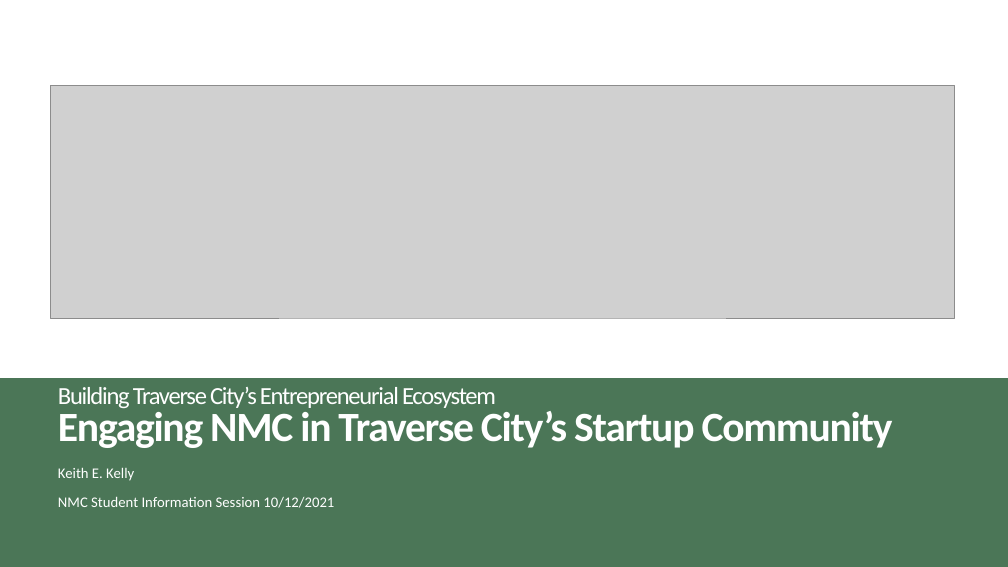
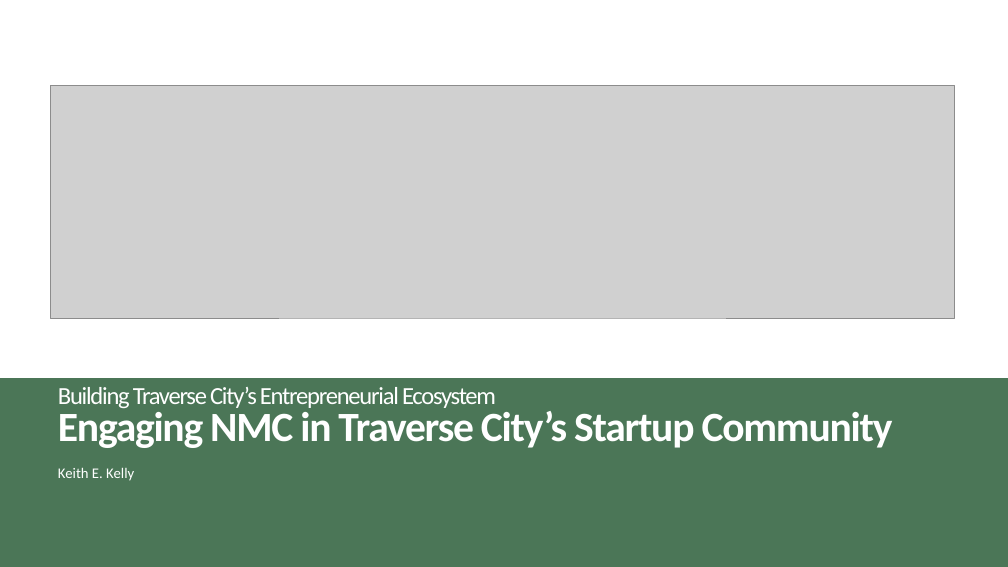
Before and after one commit to k2controls/MFG291, a slide deck: slide 3 of sprint1/week01/intro_to_startup.pptx. Drawn at 1008x567 pixels with LibreOffice and Linux fonts; fonts in the diff are those of the drawing; grey boxes stand for pictures. Boxes give left, top, right and bottom in pixels: in the first picture for what was removed or moved away, otherwise in the second. Text is boxed around its words. In the diff, an @@ line names an element or a change of style, - is before the commit and + after.

```diff
--- a/sprint1/week01/intro_to_startup.pptx
+++ b/sprint1/week01/intro_to_startup.pptx
@@ subtitle at <box>58,497,334,508</box>: paragraph removed @@
-NMC Student Information Session 10/12/2021
```
Also in this commit, not shown: 6 slides added, 1 other file.
